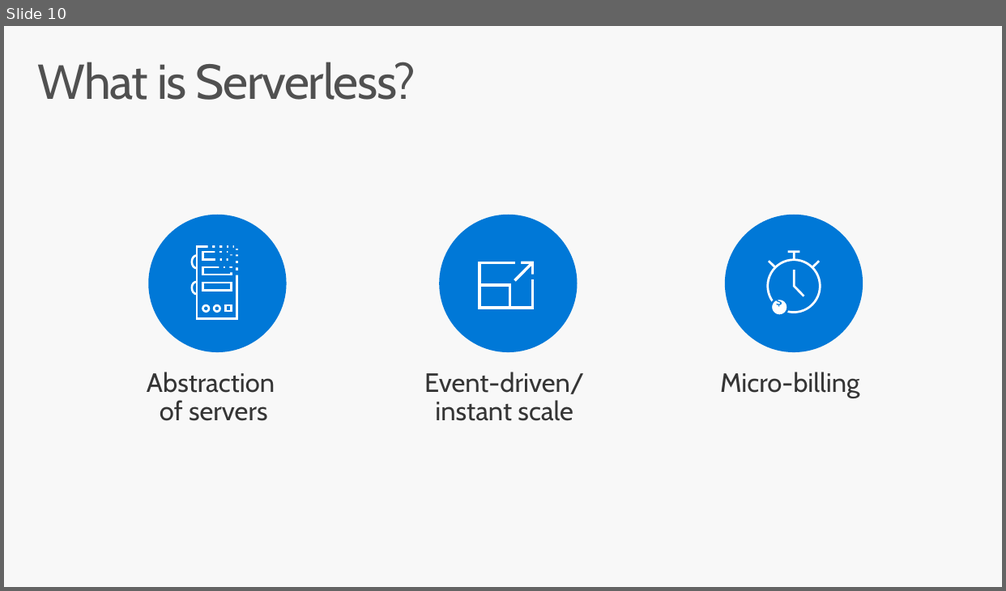
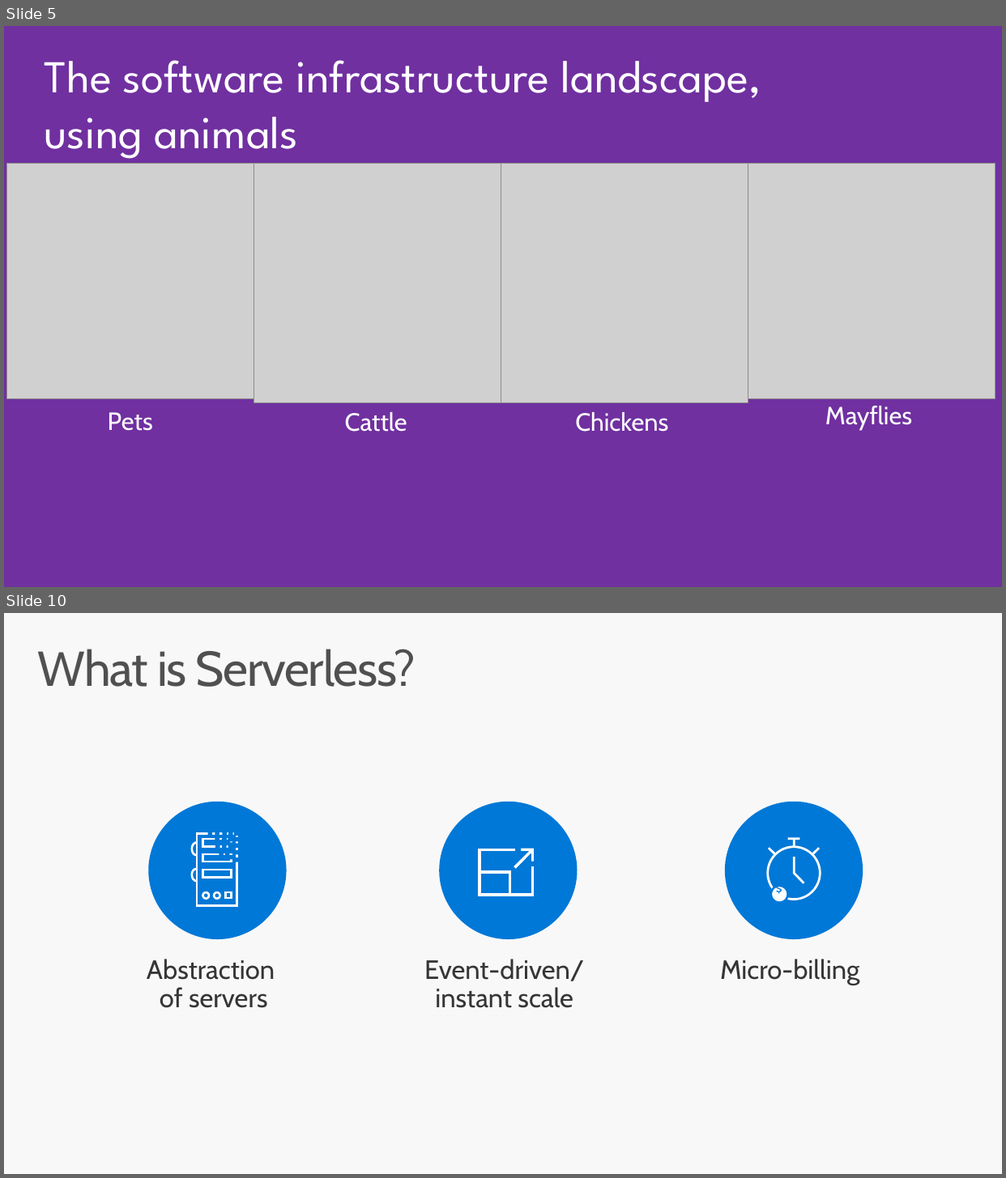
Before and after one commit to codingwithsasquatch/serverless_ninjas_workshop, a slide deck: 1-Intros_and_Overview/Serverless_Workshop-Intros_and_Overview.pptx. Shown one above the other, each under a label of ours: slide 10 before the commit, slides 5 and 10 after it; the slides between them are not shown. The pictures are 1006x591 and 1006x1178 pixels, drawn with LibreOffice and Linux fonts; fonts in the diff are those of the drawing; grey boxes stand for pictures. Boxes give left, top, right and bottom in pixels: in the first picture for what was removed or moved away, otherwise in the second. Text is boxed around its words. In the diff, an @@ line names an element or a change of style, - is before the commit and + after.

```diff
--- a/1-Intros_and_Overview/Serverless_Workshop-Intros_and_Overview.pptx
+++ b/1-Intros_and_Overview/Serverless_Workshop-Intros_and_Overview.pptx
@@ slide 5 added at box(4, 26, 1002, 587), background #7030A0 @@
@@ text added at box(44, 60, 761, 159), 44 pt, text #FFFFFF @@
+The software infrastructure landscape,
+using animals
@@ picture added at box(7, 163, 254, 399) @@
@@ picture added at box(254, 163, 501, 403) @@
@@ picture added at box(501, 163, 748, 403) @@
@@ picture added at box(748, 163, 995, 399) @@
@@ text added at box(108, 412, 153, 431), 24 pt, text #FFFFFF @@
+Pets
@@ text added at box(345, 412, 407, 432), 24 pt, text #FFFFFF @@
+Cattle
@@ text added at box(575, 412, 668, 432), 24 pt, text #FFFFFF @@
+Chickens
@@ text added at box(825, 406, 912, 430), 24 pt, text #FFFFFF @@
+Mayflies
```
Also in this commit, not shown: 4 slides changed, 1 slide removed.
